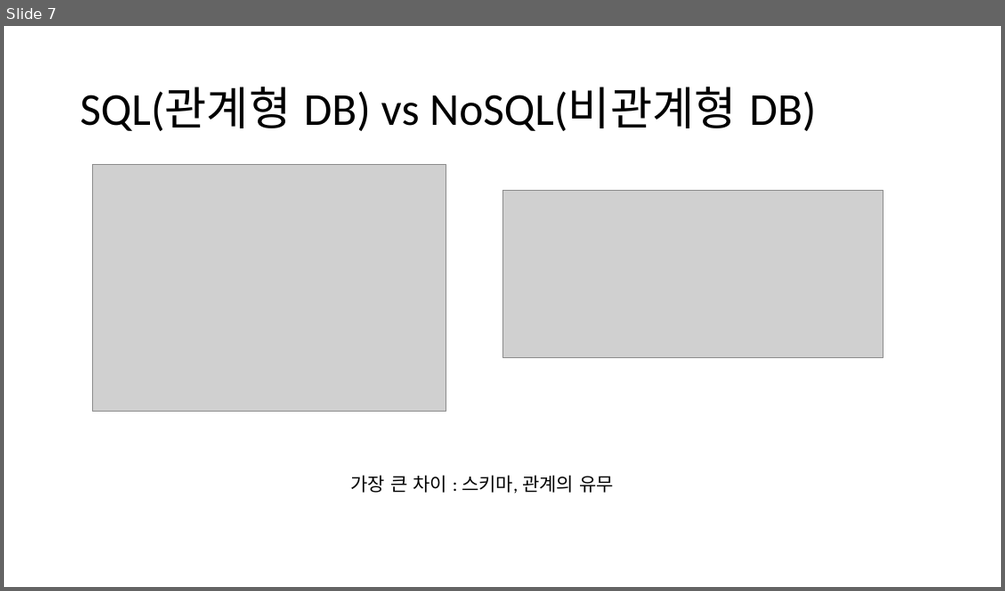
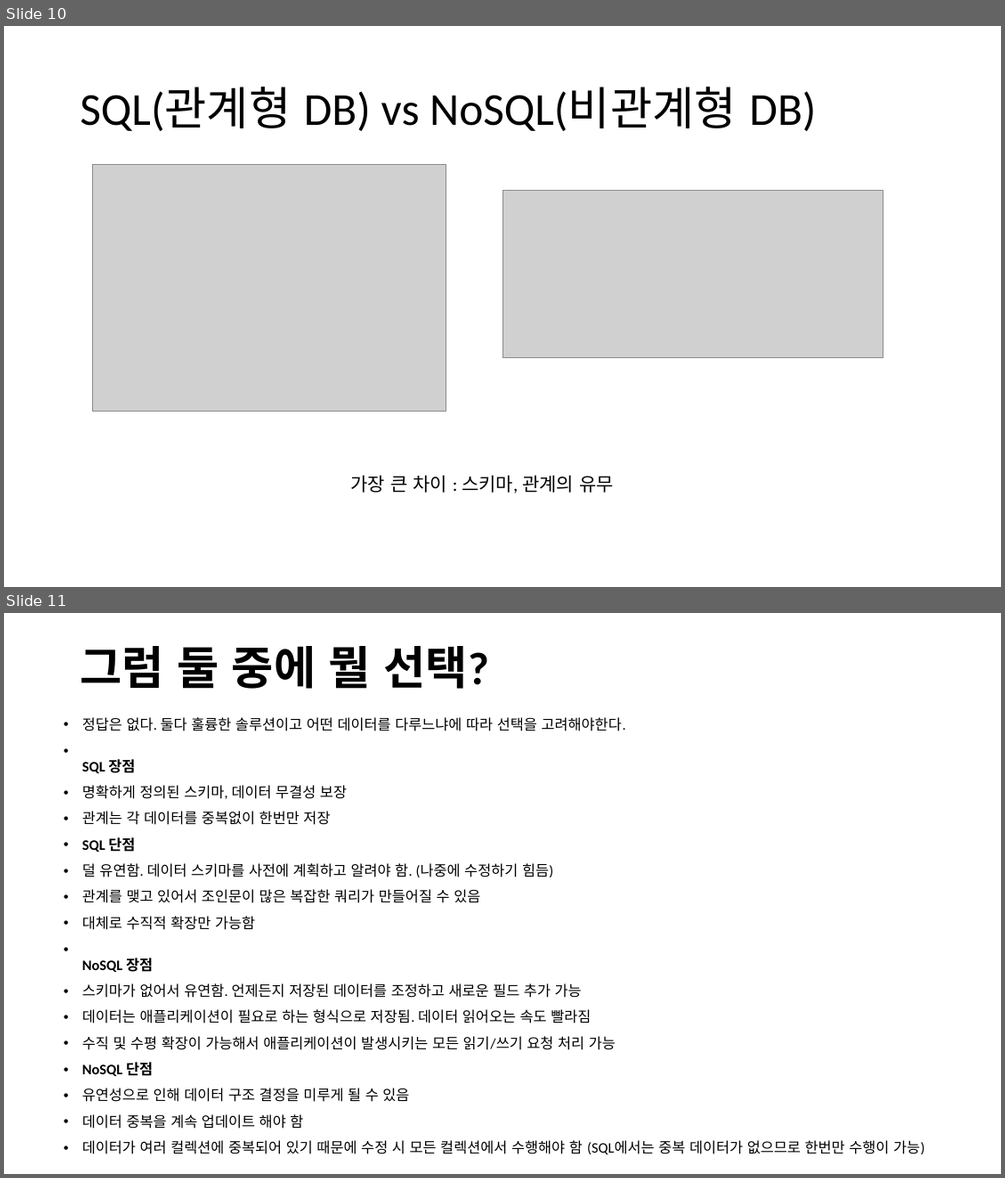
Before and after one commit to bejpark/JavaStudy, a slide deck: 팀과제/6팀_2_DBMS.pptx. Shown one above the other, each under a label of ours: slide 7 before the commit, slides 10 and 11 after it. The pictures are 1005x591 and 1005x1178 pixels, drawn with LibreOffice and Linux fonts; fonts in the diff are those of the drawing; grey boxes stand for pictures. Boxes give left, top, right and bottom in pixels: in the first picture for what was removed or moved away, otherwise in the second. Text is boxed around its words. In the diff, an @@ line names an element or a change of style, - is before the commit and + after.

```diff
--- a/팀과제/6팀_2_DBMS.pptx
+++ b/팀과제/6팀_2_DBMS.pptx
@@ slide 11 added at (4,613,1001,1174), background #FFFFFF @@
@@ title added at (80,646,489,689), 44 pt, text #000000, bold @@
+그럼 둘 중에 뭘 선택?
@@ text added at (82,717,925,1154), 14 pt, text #000000 @@
+• 정답은 없다. 둘다 훌륭한 솔루션이고 어떤 데이터를 다루느냐에 따라 선택을 고려해야한다.
+• SQL 장점
+• 명확하게 정의된 스키마, 데이터 무결성 보장
+• 관계는 각 데이터를 중복없이 한번만 저장
+• SQL 단점
+• 덜 유연함. 데이터 스키마를 사전에 계획하고 알려야 함. (나중에 수정하기 힘듬)
+• 관계를 맺고 있어서 조인문이 많은 복잡한 쿼리가 만들어질 수 있음
+• 대체로 수직적 확장만 가능함
+• NoSQL 장점
+• 스키마가 없어서 유연함. 언제든지 저장된 데이터를 조정하고 새로운 필드 추가 가능
+• 데이터는 애플리케이션이 필요로 하는 형식으로 저장됨. 데이터 읽어오는 속도 빨라짐
+• 수직 및 수평 확장이 가능해서 애플리케이션이 발생시키는 모든 읽기/쓰기 요청 처리 가능
+• NoSQL 단점
+• 유연성으로 인해 데이터 구조 결정을 미루게 될 수 있음
+• 데이터 중복을 계속 업데이트 해야 함
+• 데이터가 여러 컬렉션에 중복되어 있기 때문에 수정 시 모든 컬렉션에서 수행해야 함 (SQL에서는 중복 데이터가 없으므로 한번만 수행이 가능)
@@ what was slide 7 is now slide 10 @@
```
Also in this commit, not shown: 2 slides changed, 3 other slides added, 3 other files.
